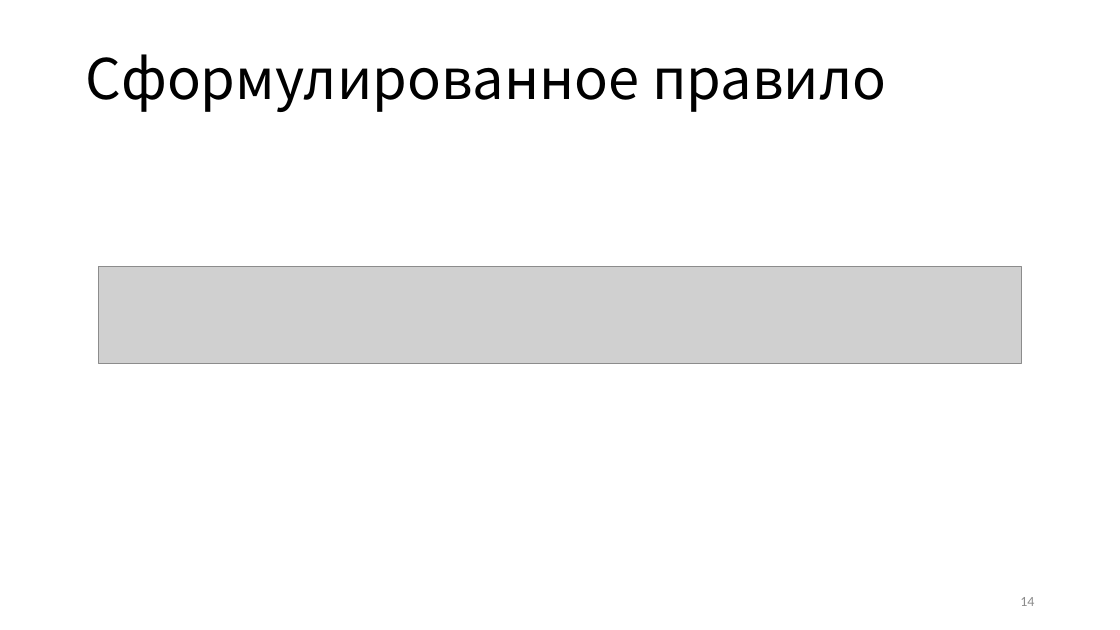
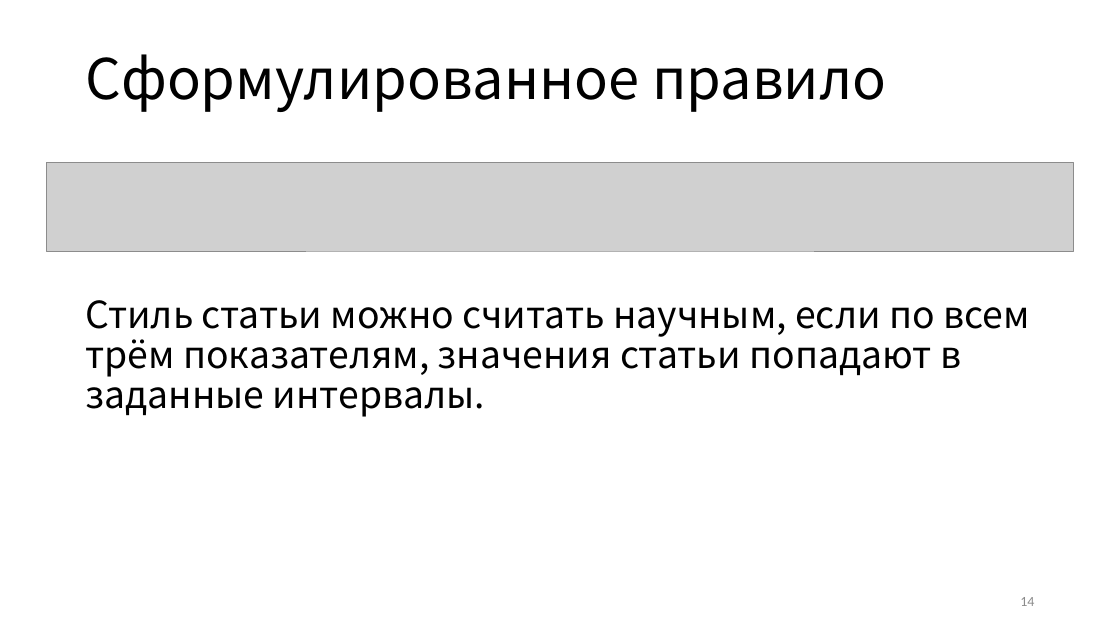
Before and after one commit to OSLL/sw-auto, a slide deck: slide 14 of paper_work/paper_autumn2018/pps2019/Blees slides v1.pptx. Drawn at 1120x630 pixels with LibreOffice and Linux fonts; fonts in the diff are those of the drawing; grey boxes stand for pictures. Boxes give left, top, right and bottom in pixels: in the first picture for what was removed or moved away, otherwise in the second. Text is boxed around its words. In the diff, an @@ line names an element or a change of style, - is before the commit and + after.

```diff
--- a/paper_work/paper_autumn2018/pps2019/Blees slides v1.pptx
+++ b/paper_work/paper_autumn2018/pps2019/Blees slides v1.pptx
@@ picture added at bbox=[46, 163, 1074, 251] @@
@@ picture removed at bbox=[99, 266, 1022, 364] @@
@@ text added at bbox=[85, 300, 1030, 417], 32 pt, text #000000 @@
+Стиль статьи можно считать научным, если по всем трём показателям, значения статьи попадают в заданные интервалы.
```
Also in this commit, not shown: 6 other slides changed, 5 other files.
